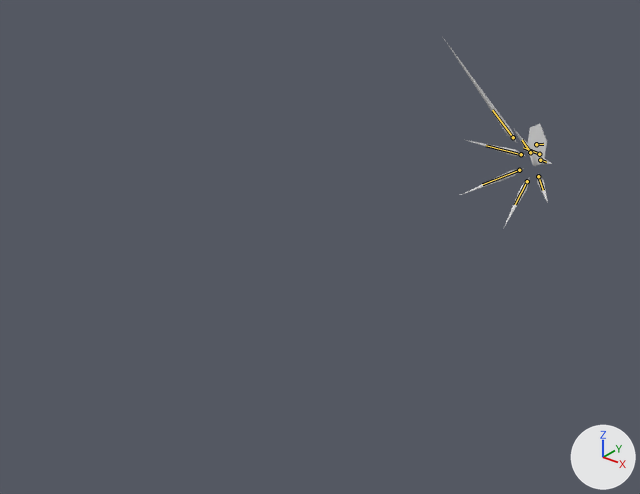
The Blender file Enemies/Clarity.blend: old version first, new version second.
Camera for both pictures: a 50 mm lens placed at (109.4, -239.6, 96.4), pointed at (-11.5, -88.4, 2.6). Lighting does not change. The marker at lower right points along +X, +Y and +Z. The picture after the commit comes second. Both versions are drawn at frame 163 of the action 'JumpShotToWalkLeftCW'; the numbers are the values there. The bones that bend it are drawn over the model as lines.

Names of what the first picture shows: 'Arm', 'BackLeft', 'BackRight', 'FrontLeft', 'FrontRight', 'Hat', 'MiddleLeft', 'MiddleRight'.
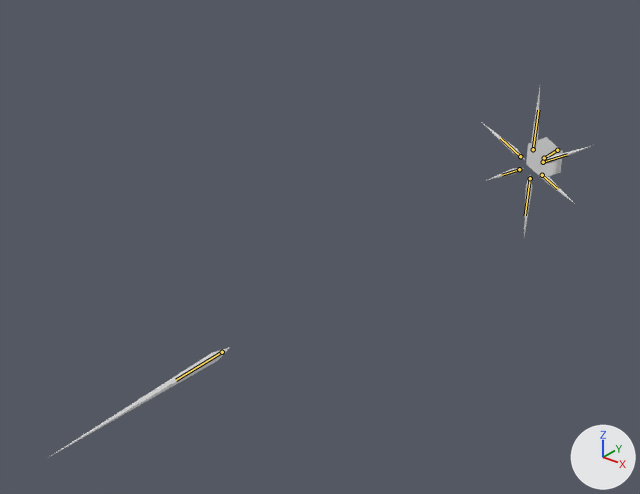
Where the change shows, as pixel boxes (x1, y1, x2, y2) in the pictures (640 x 494 px):
'Arm', posed (147% wider, 7% taller): before (444, 39, 517, 143); after (48, 347, 230, 458)
'Hat', posed (90% wider): before (528, 124, 547, 166); after (526, 137, 563, 178)
'BackLeft', posed: before (461, 168, 524, 195); after (531, 88, 540, 154)
'BackRight', posed: before (466, 140, 525, 156); after (524, 175, 532, 236)
'MiddleLeft', posed: before (504, 177, 530, 227); after (483, 123, 525, 160)
'MiddleRight', posed: before (513, 128, 532, 154); after (539, 146, 591, 164)
'FrontLeft', posed: before (537, 174, 548, 203); after (488, 168, 523, 180)
'FrontRight', posed (185% wider, 371% taller): before (540, 158, 552, 164); after (539, 172, 575, 204)
bone 'Center', root to tip: before (539, 154) to (523, 147); after (557, 150) to (548, 155)
bone 'Hat', root to tip: before (536, 144) to (543, 144); after (544, 158) to (547, 156)
bone 'Arm', root to tip: before (513, 137) to (492, 110); after (222, 352) to (176, 380)
bone 'Middle.L', root to tip: before (527, 181) to (515, 204); after (520, 156) to (500, 138)
bone 'Front.L', root to tip: before (538, 176) to (543, 190); after (519, 169) to (502, 175)
bone 'Back.L', root to tip: before (519, 170) to (482, 184); after (533, 149) to (538, 110)
bone 'Middle.R', root to tip: before (530, 152) to (522, 140); after (543, 162) to (567, 154)
bone 'Front.R', root to tip: before (540, 160) to (546, 162); after (542, 175) to (558, 189)
bone 'Back.R', root to tip: before (521, 154) to (486, 145); after (530, 178) to (525, 215)

The change in detail:
Bone 'Center' (bone_center) moves from (-0.72, -2.9, -8.03) to (0.0, -4.59, -19.64).
Bone 'Center' (bone_center) turns from (73, -40, -15) to (90, 0, 0) degrees about its own x, y and z.
Bone 'Hat' (bone_hat) moves from (5.72, -1.37, -4.3) to (0.0, 0.88, -0.02).
Bone 'Hat' (bone_hat) turns from (-155, 9, 2) to (0, -60, -178) degrees about its own x, y and z.
Bone 'Arm' (bone_arm) moves from (4.01, -4.07, -0.59) to (122.35, -85.63, -0.08).
Bone 'Arm' (bone_arm) turns from (-111, -64, -4) to (-2, -128, -121) degrees about its own x, y and z.
Bone 'Middle.L' (bone_middle_l) moves from (4.91, 5.53, 1.11) to (6.79, -1.94, -0.9).
Bone 'Middle.L' (bone_middle_l) turns from (-62, -150, 25) to (0, -129, -138) degrees about its own x, y and z.
Bone 'Front.L' (bone_front_l) moves from (-0.66, 4.23, -3.33) to (6.05, 1.87, -3.73).
Bone 'Front.L' (bone_front_l) turns from (-38, -174, 47) to (6, 152, -73) degrees about its own x, y and z.
Bone 'Back.L' (bone_back_l) moves from (5.98, 2.66, 2.06) to (0.39, -3.43, 0.31).
Bone 'Back.L' (bone_back_l) turns from (48, 2, -94) to (-19, -15, 169) degrees about its own x, y and z.
Bone 'Middle.R' (bone_middle_r) moves from (-2.56, -3.61, 1.03) to (-6.73, -1.89, -0.75).
Bone 'Middle.R' (bone_middle_r) turns from (118, 31, -26) to (1, -51, 135) degrees about its own x, y and z.
Bone 'Front.R' (bone_front_r) moves from (-4.46, -2.49, -1.62) to (-6.16, 1.85, -4.03).
Bone 'Front.R' (bone_front_r) turns from (122, -14, -45) to (-1, 28, 77) degrees about its own x, y and z.
Bone 'Back.R' (bone_back_r) moves from (2.45, -0.42, 1.23) to (-2.94, 5.13, 2.94).
Bone 'Back.R' (bone_back_r) turns from (52, 30, -85) to (-18, -174, 17) degrees about its own x, y and z.
